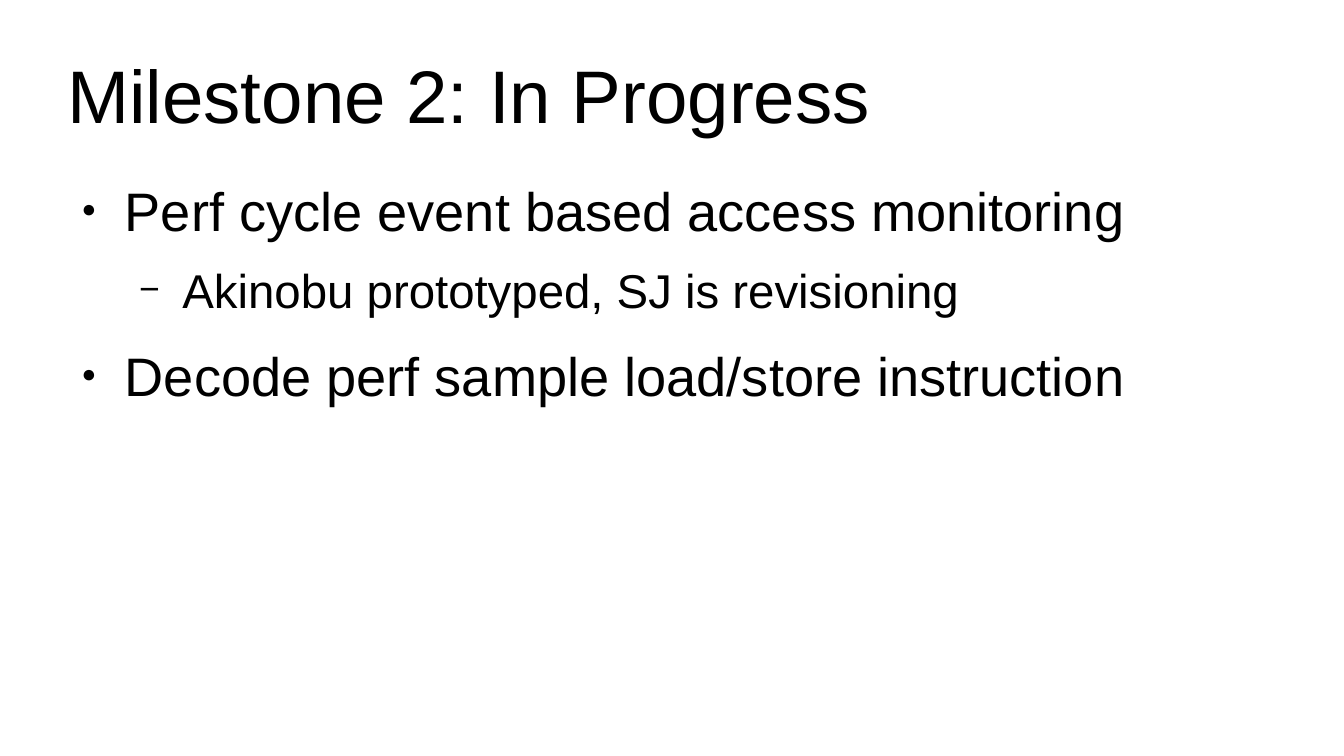
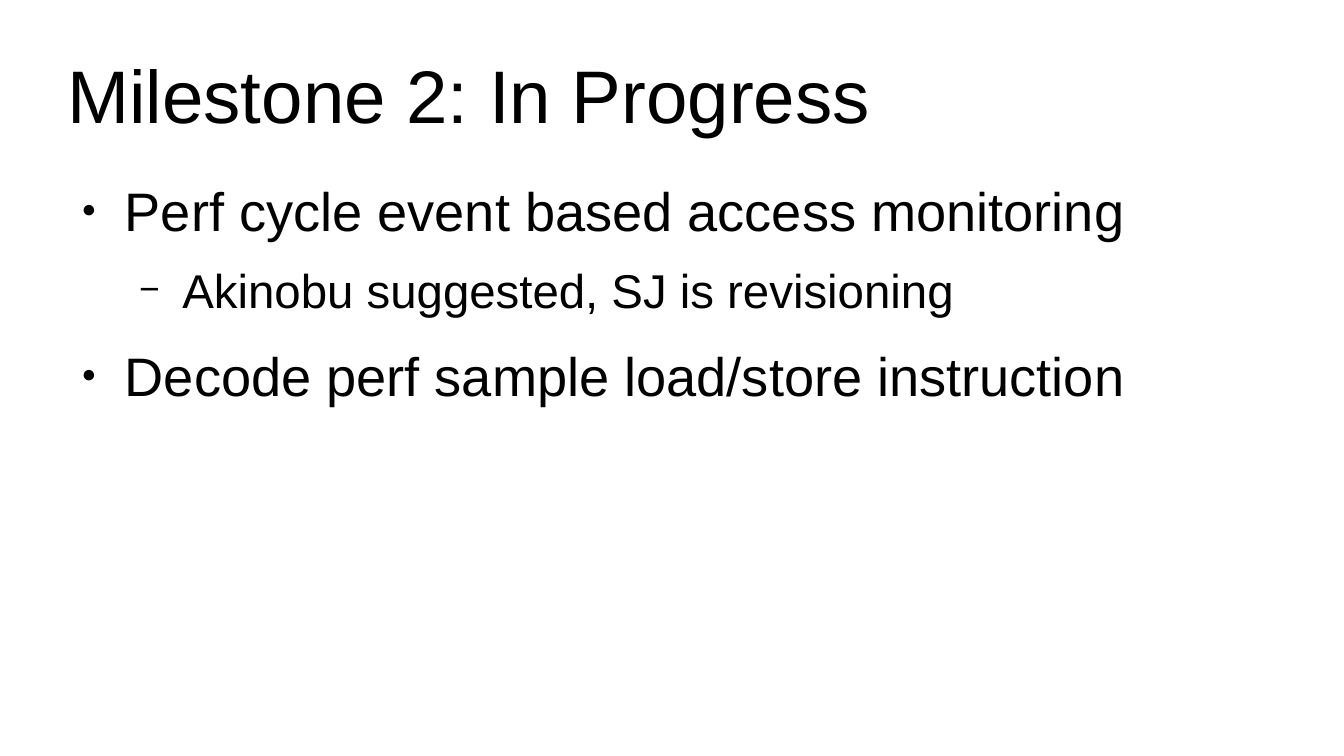
Before and after one commit to damonitor/talks, a slide deck: slide 9 of 2026/lpc/damon_nano_conf/damon_extension.odp. Drawn at 1344x756 pixels with LibreOffice and Linux fonts; fonts in the diff are those of the drawing. Boxes give left, top, right and bottom in pixels: in the first picture for what was removed or moved away, otherwise in the second. Text is boxed around its words. In the diff, an @@ line names an element or a change of style, - is before the commit and + after.

```diff
--- a/2026/lpc/damon_nano_conf/damon_extension.odp
+++ b/2026/lpc/damon_nano_conf/damon_extension.odp
@@ text at (182, 273, 953, 318): text changed @@
-  − Akinobu prototyped, SJ is revisioning
+  − Akinobu suggested, SJ is revisioning
```
Also in this commit, not shown: 4 other slides changed, 1 slide added, 1 slide removed, 2 other files.
